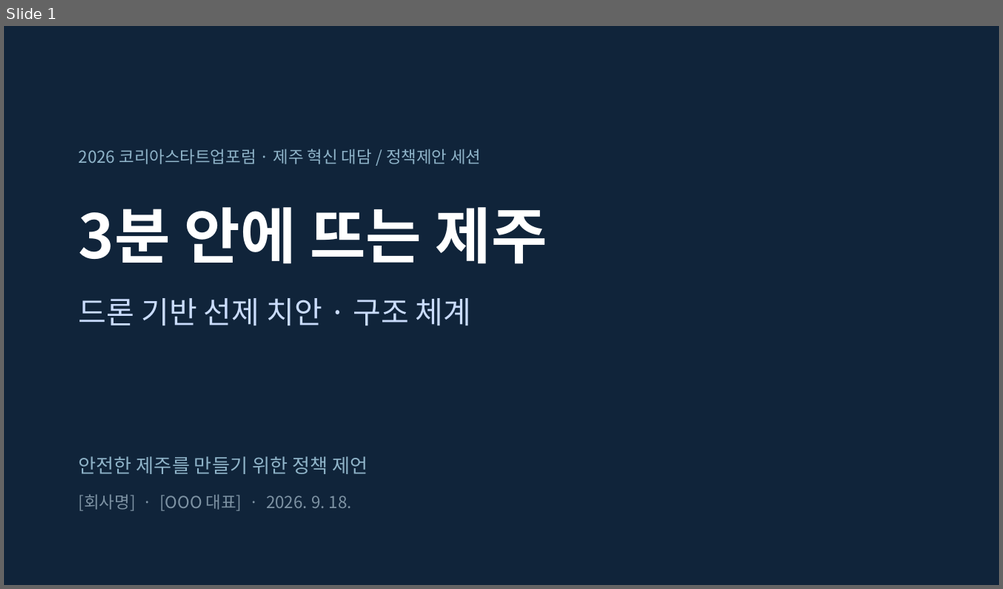
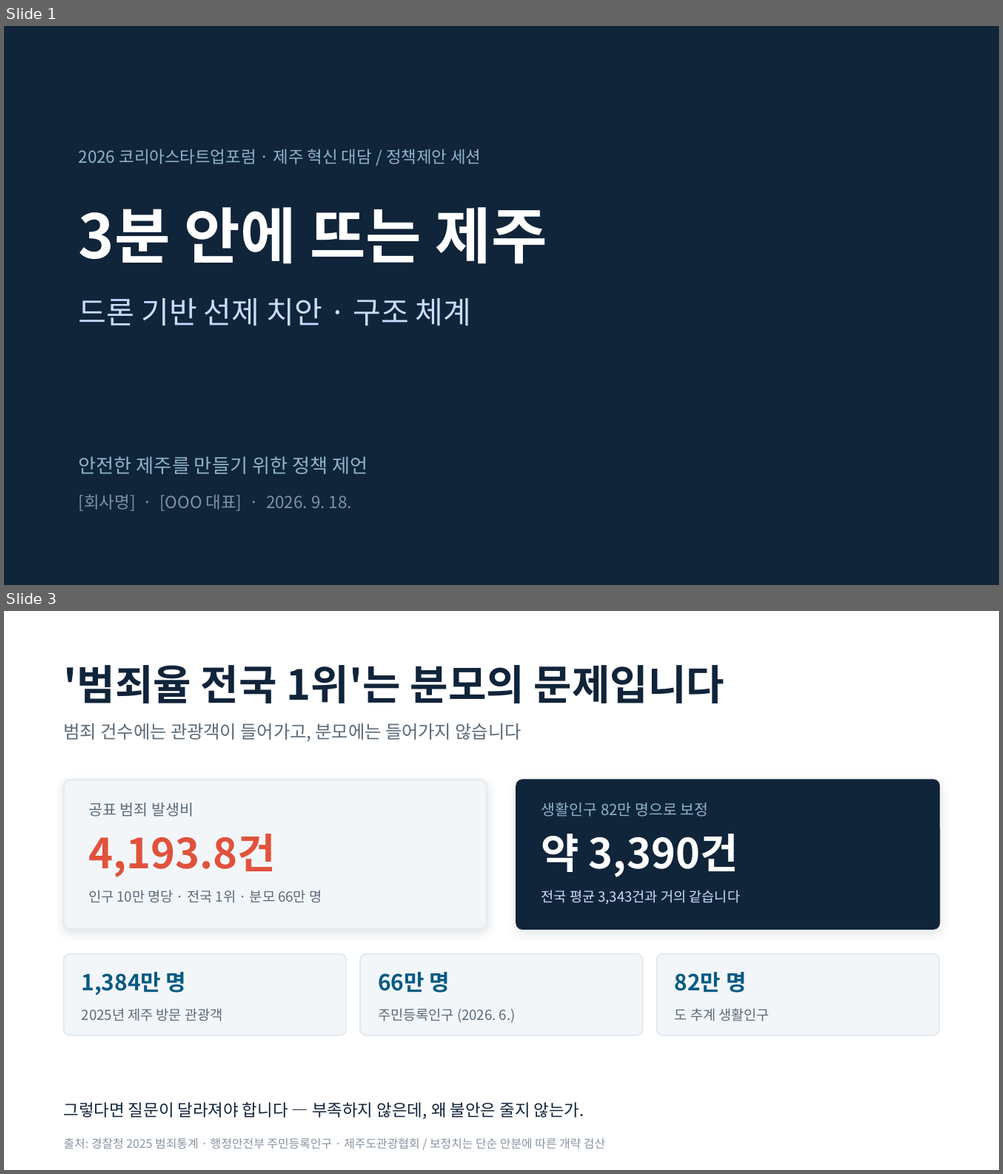
Before and after one commit to one497/Hank, a slide deck: docs/jeju-safety/제주드론치안_발제초안.pptx. Shown one above the other, each under a label of ours: slide 1 before the commit, slides 1 and 3 after it; the slides between them are not shown. The pictures are 1003x589 and 1003x1174 pixels, drawn with LibreOffice and Linux fonts; fonts in the diff are those of the drawing. Boxes give left, top, right and bottom in pixels: in the first picture for what was removed or moved away, otherwise in the second. Text is boxed around its words. In the diff, an @@ line names an element or a change of style, - is before the commit and + after.

```diff
--- a/docs/jeju-safety/제주드론치안_발제초안.pptx
+++ b/docs/jeju-safety/제주드론치안_발제초안.pptx
@@ slide 3 added at (4, 611, 999, 1170), background #FFFFFF @@
@@ text added at (64, 665, 724, 703), 30 pt, text #10243A, bold @@
+'범죄율 전국 1위'는 분모의 문제입니다
@@ text added at (64, 723, 521, 741), 13 pt, text #5A6A78 @@
+범죄 건수에는 관광객이 들어가고, 분모에는 들어가지 않습니다
@@ rounded rectangle added at (64, 780, 486, 929), fill #F2F6F9, outline #E3EAF0 1 pt @@
@@ rounded rectangle added at (516, 780, 939, 929), fill #10243A, outline #10243A 1 pt @@
@@ text added at (88, 803, 193, 817), 11 pt, text #5A6A78 @@
+공표 범죄 발생비
@@ text added at (541, 803, 708, 817), 11 pt, text #8FB4C9 @@
+생활인구 82만 명으로 보정
@@ text added at (88, 834, 276, 877), 30 pt, text #E0523C, bold @@
+4,193.8건
@@ text added at (541, 834, 738, 877), 30 pt, text #FFFFFF, bold @@
+약 3,390건
@@ text added at (88, 890, 321, 903), 10 pt, text #5A6A78 @@
+인구 10만 명당 · 전국 1위 · 분모 66만 명
@@ text added at (541, 890, 740, 905), 10 pt, text #CADCFC @@
+전국 평균 3,343건과 거의 같습니다
@@ rounded rectangle added at (64, 954, 346, 1036), fill #F2F6F9, outline #E3EAF0 1 pt @@
@@ rounded rectangle added at (360, 954, 643, 1036), fill #F2F6F9, outline #E3EAF0 1 pt @@
@@ rounded rectangle added at (657, 954, 939, 1036), fill #F2F6F9, outline #E3EAF0 1 pt @@
@@ text added at (82, 972, 186, 995), 16 pt, text #065A82, bold @@
+1,384만 명
@@ text added at (378, 972, 449, 993), 16 pt, text #065A82, bold @@
+66만 명
@@ text added at (674, 972, 745, 993), 16 pt, text #065A82, bold @@
+82만 명
@@ text added at (82, 1008, 222, 1022), 10 pt, text #5A6A78 @@
+2025년 제주 방문 관광객
@@ text added at (378, 1008, 515, 1023), 10 pt, text #5A6A78 @@
+주민등록인구 (2026. 6.)
@@ text added at (674, 1008, 770, 1022), 10 pt, text #5A6A78 @@
+도 추계 생활인구
@@ text added at (64, 1102, 584, 1119), 12 pt, text #10243A @@
+그렇다면 질문이 달라져야 합니다 — 부족하지 않은데, 왜 불안은 줄지 않는가.
@@ text added at (64, 1139, 605, 1149), 8.5 pt, text #8895A2 @@
+출처: 경찰청 2025 범죄통계 · 행정안전부 주민등록인구 · 제주도관광협회 / 보정치는 단순 안분에 따른 개략 검산
```
Also in this commit, not shown: 7 slides changed, 3 other slides added, 3 slides removed, 9 other files.
